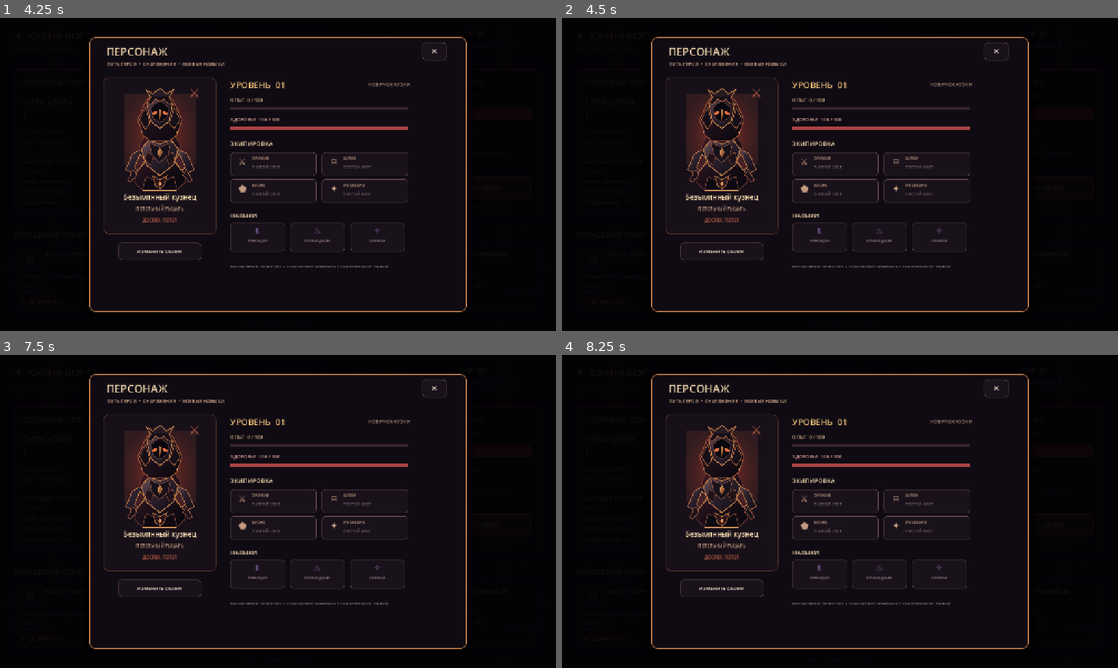
Above: before the commit, frames 1-4 (two rows, left to right).
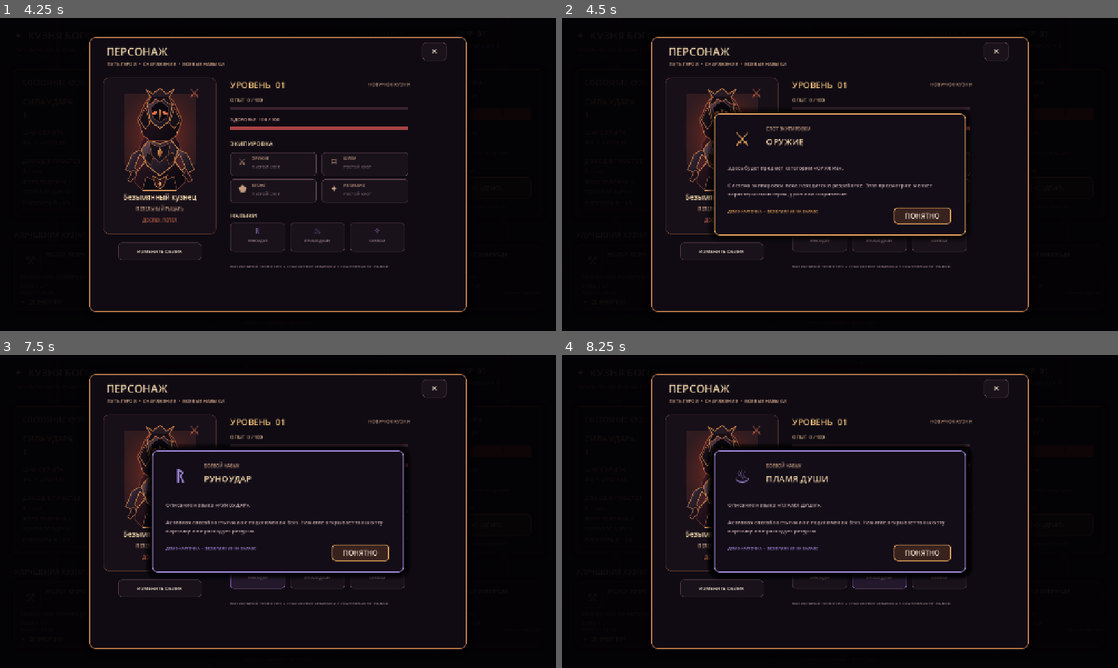
Above: after the commit, the same moments.

Repository: filesgloom-png/CLICKER-GODFORGE-
Game: Godot game, scene res://scenes/main.tscn
The game is run twice, just before and just after one commit, with the same random seed, the same clock (stepped at 60 frames per second) and the same inputs.
Inputs (mouse positions are in pixels of both pictures, inside the frame that each line leads up to):
- Up to frame 1 (4.25 s): click "НАЧАТЬ ВОСХОЖДЕНИЕ" at 2.75 s; click "ПЕРСОНАЖ ✦" at 3.5 s
- Up to frame 2 (4.5 s): click (834, 165) at 4.27 s
- Up to frame 3 (7.5 s): click (366, 502) at 5.02 s; click (272, 527) at 5.77 s; click (366, 527) at 6.52 s; click (255, 574) at 7.27 s
- Up to frame 4 (8.25 s): click (878, 574) at 8.02 s

Frame 1 is identical in both runs. In frame 2, 4.5% of the frame differs, in the area x 26-74%, y 28-72%; in frame 3, 4.9%; in frame 4, 5.3%, in the area x 26-74%, y 28-75%.

Commit message:
Add interactive visual RPG slot detail cards

Diff:
--- a/scripts/game.gd
+++ b/scripts/game.gd
@@ -1414,6 +1414,25 @@
 		rpg_character_overlay.add_child(slot_name)
 		var slot_status := _character_panel_label("ПУСТОЙ СЛОТ", Vector2(580 + col * 211, 336 + row * 62), Vector2(138, 16), 9, Color("#796872"))
 		rpg_character_overlay.add_child(slot_status)
+		var slot_button := Button.new()
+		slot_button.position = slot.position
+		slot_button.size = slot.size
+		slot_button.text = ""
+		slot_button.focus_mode = Control.FOCUS_NONE
+		var slot_idle := StyleBoxFlat.new()
+		slot_idle.bg_color = Color(0, 0, 0, 0)
+		slot_idle.border_color = Color(0, 0, 0, 0)
+		slot_idle.set_border_width_all(0)
+		slot_idle.set_corner_radius_all(7)
+		var slot_hover := slot_idle.duplicate() as StyleBoxFlat
+		slot_hover.bg_color = Color(0.9, 0.55, 0.25, 0.07)
+		slot_hover.border_color = Color("#c49b80")
+		slot_hover.set_border_width_all(1)
+		slot_button.add_theme_stylebox_override("normal", slot_idle)
+		slot_button.add_theme_stylebox_override("hover", slot_hover)
+		slot_button.add_theme_stylebox_override("pressed", slot_hover)
+		slot_button.pressed.connect(_open_rpg_detail_card.bind(equipment_names[i], "СЛОТ ЭКИПИРОВКИ", equipment_glyphs[i], Color("#e6a45d"), "Здесь будет предмет категории «%s».\n\nСистема экипировки пока находится в разработке. Этот просмотр не меняет характеристики героя, урон или сохранение." % equipment_names[i]))
+		rpg_character_overlay.add_child(slot_button)
 
 	var skills_title := _character_panel_label("НАВЫКИ", Vector2(530, 445), Vector2(400, 22), 14, Color("#f2d6ac"))
 	rpg_character_overlay.add_child(skills_title)
@@ -1437,9 +1456,62 @@
 		var skill_name := _character_panel_label(skill_names[i], Vector2(col_x + 3, 507), Vector2(120, 18), 8, Color("#a58b91"))
 		skill_name.horizontal_alignment = HORIZONTAL_ALIGNMENT_CENTER
 		rpg_character_overlay.add_child(skill_name)
+		var skill_button := Button.new()
+		skill_button.position = skill_slot.position
+		skill_button.size = skill_slot.size
+		skill_button.text = ""
+		skill_button.focus_mode = Control.FOCUS_NONE
+		var skill_idle := StyleBoxFlat.new()
+		skill_idle.bg_color = Color(0, 0, 0, 0)
+		skill_idle.border_color = Color(0, 0, 0, 0)
+		skill_idle.set_border_width_all(0)
+		skill_idle.set_corner_radius_all(7)
+		var skill_hover := skill_idle.duplicate() as StyleBoxFlat
+		skill_hover.bg_color = Color(0.55, 0.35, 0.85, 0.09)
+		skill_hover.border_color = Color("#8b6db1")
+		skill_hover.set_border_width_all(1)
+		skill_button.add_theme_stylebox_override("normal", skill_idle)
+		skill_button.add_theme_stylebox_override("hover", skill_hover)
+		skill_button.add_theme_stylebox_override("pressed", skill_hover)
+		skill_button.pressed.connect(_open_rpg_detail_card.bind(skill_names[i], "БОЕВОЙ НАВЫК", skill_glyphs[i], Color("#a58be0"), "Описание навыка «%s».\n\nАктивная способность пока не подключена к бою. Нажатие открывает только эту карточку и не расходует ресурсы." % skill_names[i]))
+		rpg_character_overlay.add_child(skill_button)
 
 	var note := _character_panel_label("ВИЗУАЛЬНЫЙ ПРОТОТИП  •  СНАРЯЖЕНИЕ И НАВЫКИ ПОКА НЕ ВЛИЯЮТ НА БОЙ", Vector2(530, 565), Vector2(410, 26), 9, Color("#8d777d"))
 	rpg_character_overlay.add_child(note)
+
+
+func _open_rpg_detail_card(title_value: String, category_value: String, glyph_value: String, accent: Color, description_value: String) -> void:
+	if rpg_character_overlay == null or not is_instance_valid(rpg_character_overlay):
+		return
+	var detail := Panel.new()
+	detail.name = "RPGDetailCard"
+	detail.position = Vector2(350, 220)
+	detail.size = Vector2(580, 280)
+	detail.z_index = 10
+	var detail_style := StyleBoxFlat.new()
+	detail_style.bg_color = Color("#130d17")
+	detail_style.border_color = accent
+	detail_style.set_border_width_all(2)
+	detail_style.set_corner_radius_all(12)
+	detail_style.shadow_color = Color(0, 0, 0, 0.8)
+	detail_style.shadow_size = 18
+	detail.add_theme_stylebox_override("panel", detail_style)
+	rpg_character_overlay.add_child(detail)
+	var glyph := _character_panel_label(glyph_value, Vector2(28, 28), Vector2(74, 74), 42, accent)
+	glyph.horizontal_alignment = HORIZONTAL_ALIGNMENT_CENTER
+	detail.add_child(glyph)
+	var category := _character_panel_label(category_value, Vector2(120, 28), Vector2(400, 20), 10, Color("#c49b80"))
+	detail.add_child(category)
+	var title := _character_panel_label(title_value, Vector2(120, 50), Vector2(410, 34), 20, Color("#f2d6ac"))
+	detail.add_child(title)
+	var description := _character_panel_label(description_value, Vector2(32, 116), Vector2(516, 92), 12, Color("#c8b0b0"))
+	description.autowrap_mode = TextServer.AUTOWRAP_WORD_SMART
+	detail.add_child(description)
+	var status := _character_panel_label("ДЕМО-КАРТОЧКА  •  БЕЗ ВЛИЯНИЯ НА БАЛАНС", Vector2(32, 218), Vector2(340, 18), 9, accent)
+	detail.add_child(status)
+	var close := _hero_overlay_button("ПОНЯТНО", Vector2(414, 216), Vector2(132, 38), true)
+	close.pressed.connect(detail.queue_free)
+	detail.add_child(close)
 
 
 func _character_panel_label(text_value: String, pos: Vector2, label_size: Vector2, font_size: int, color: Color) -> Label:
